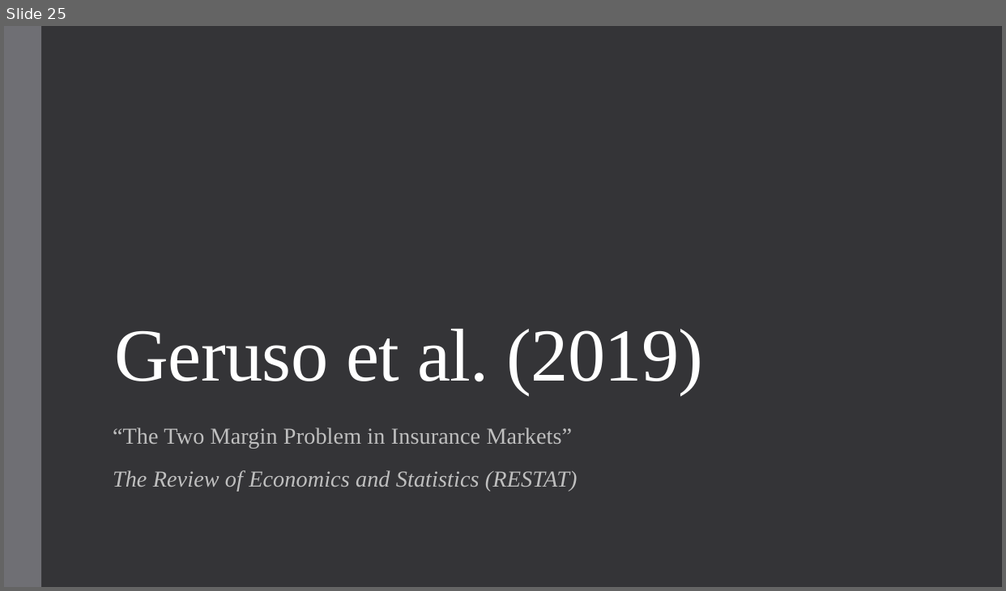
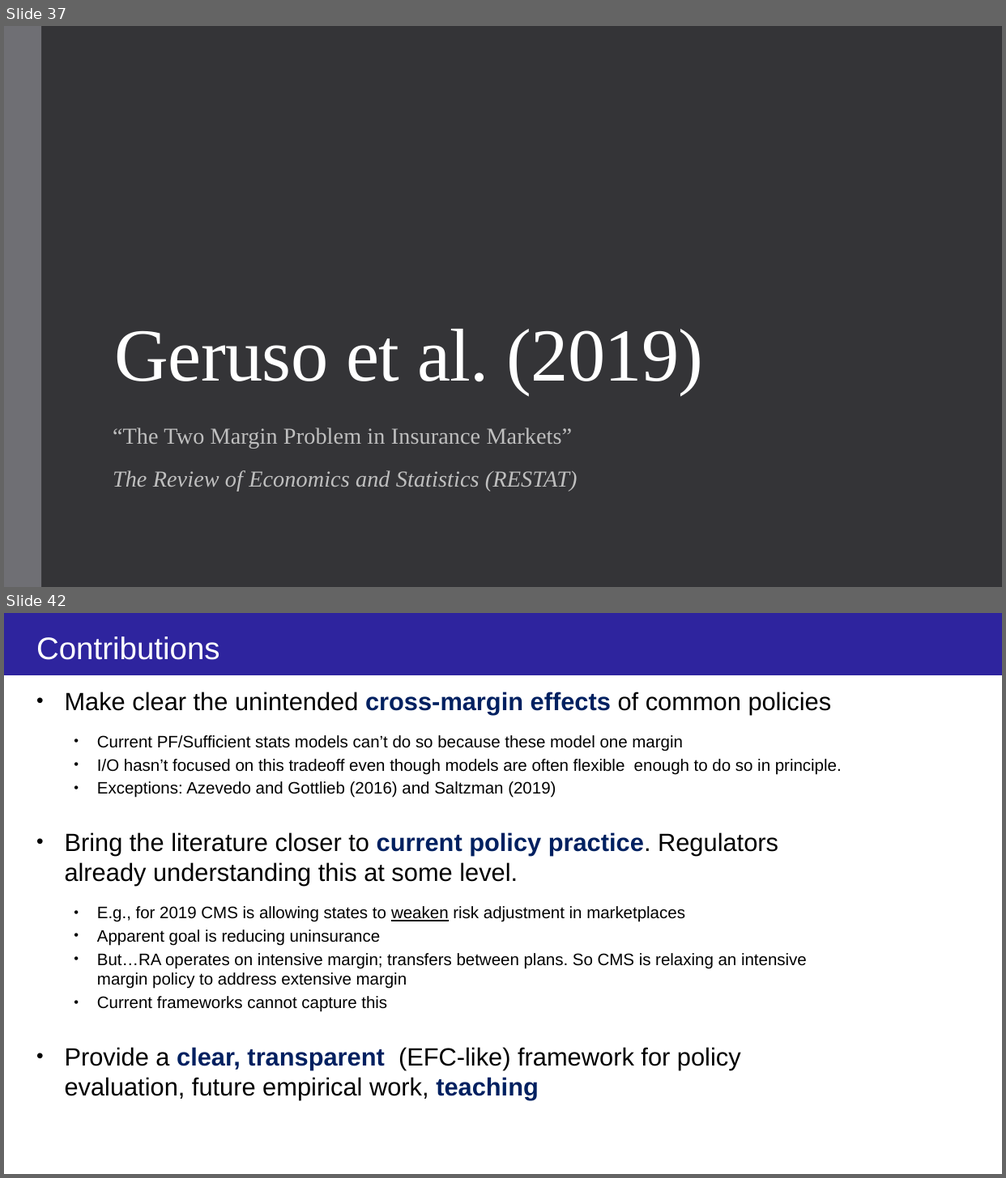
Before and after one commit to alex-hoagland/HAD6750H, a slide deck: Lecture03_AdverseSelection/L3Slides_AdverseSelection_2023W.pptx. Shown one above the other, each under a label of ours: slide 25 before the commit, slides 37 and 42 after it; the slides between them are not shown. The pictures are 1006x591 and 1006x1178 pixels, drawn with LibreOffice and Linux fonts; fonts in the diff are those of the drawing. Boxes give left, top, right and bottom in pixels: in the first picture for what was removed or moved away, otherwise in the second. Text is boxed around its words. In the diff, an @@ line names an element or a change of style, - is before the commit and + after.

```diff
--- a/Lecture03_AdverseSelection/L3Slides_AdverseSelection_2023W.pptx
+++ b/Lecture03_AdverseSelection/L3Slides_AdverseSelection_2023W.pptx
@@ slide 42 added at <box>4,613,1002,1174</box>, background #FFFFFF @@
@@ rectangle added at <box>4,613,1002,675</box>, fill #2E249E @@
@@ title added at <box>36,636,220,660</box>, 30 pt, text #FFFFFF @@
+Contributions
@@ text added at <box>65,692,842,1100</box>, 16 pt, text #000000 @@
+• Make clear the unintended cross-margin effects of common policies
+  • Current PF/Sufficient stats models can’t do so because these model one margin
+  • I/O hasn’t focused on this tradeoff even though models are often flexible enough to do so in principle.
+  • Exceptions: Azevedo and Gottlieb (2016) and Saltzman (2019)
+• Bring the literature closer to current policy practice. Regulators already understanding this at some level.
+  • E.g., for 2019 CMS is allowing states to weaken risk adjustment in marketplaces
+  • Apparent goal is reducing uninsurance
+  • But…RA operates on intensive margin; transfers between plans. So CMS is relaxing an intensive margin policy to address extensive margin
+  • Current frameworks cannot capture this
+• Provide a clear, transparent (EFC-like) framework for policy evaluation, future empirical work, teaching
@@ what was slide 25 is now slide 37 @@
```
Also in this commit, not shown: 1 slide changed, 57 other slides added, 14 other files.
